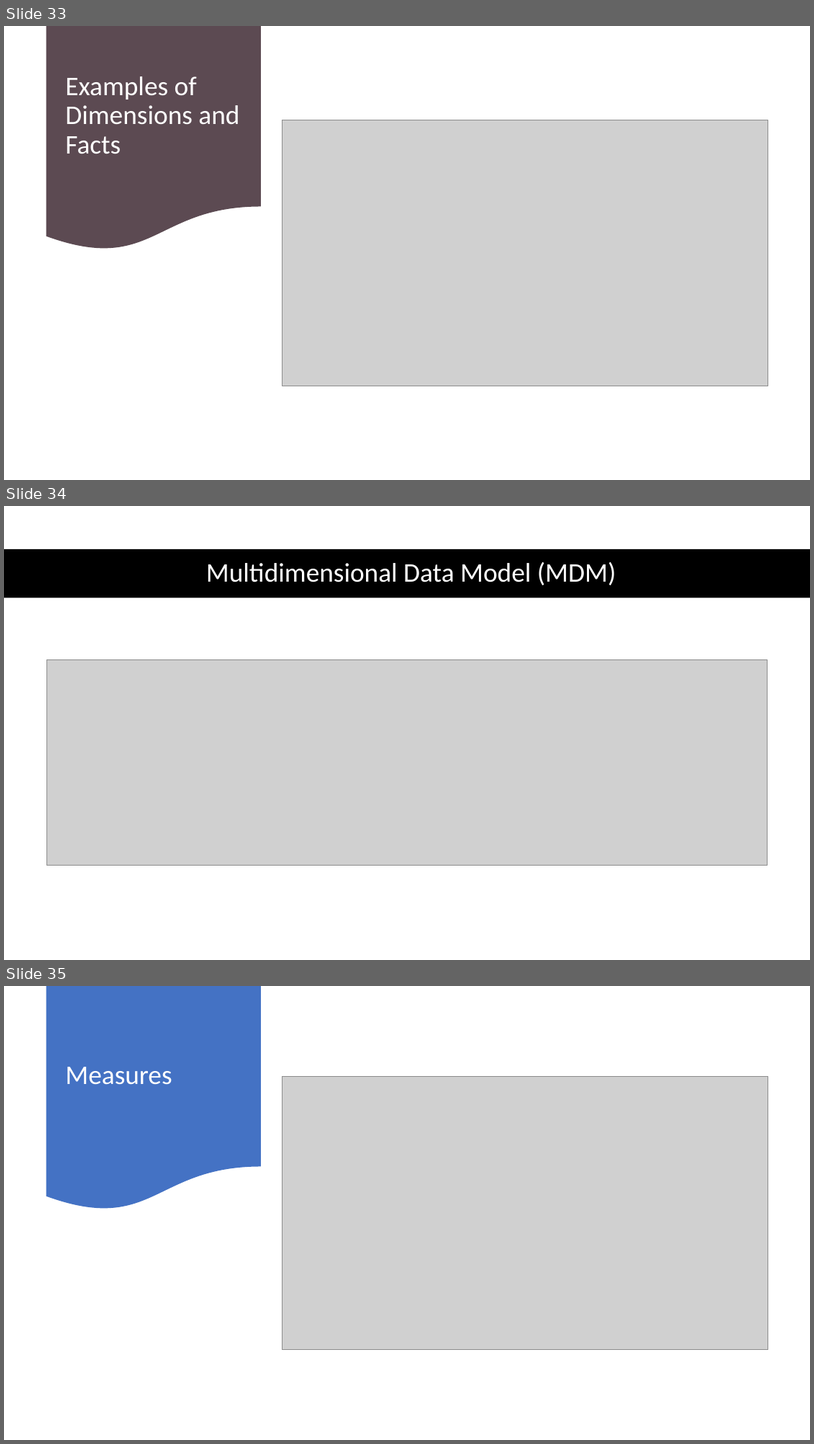
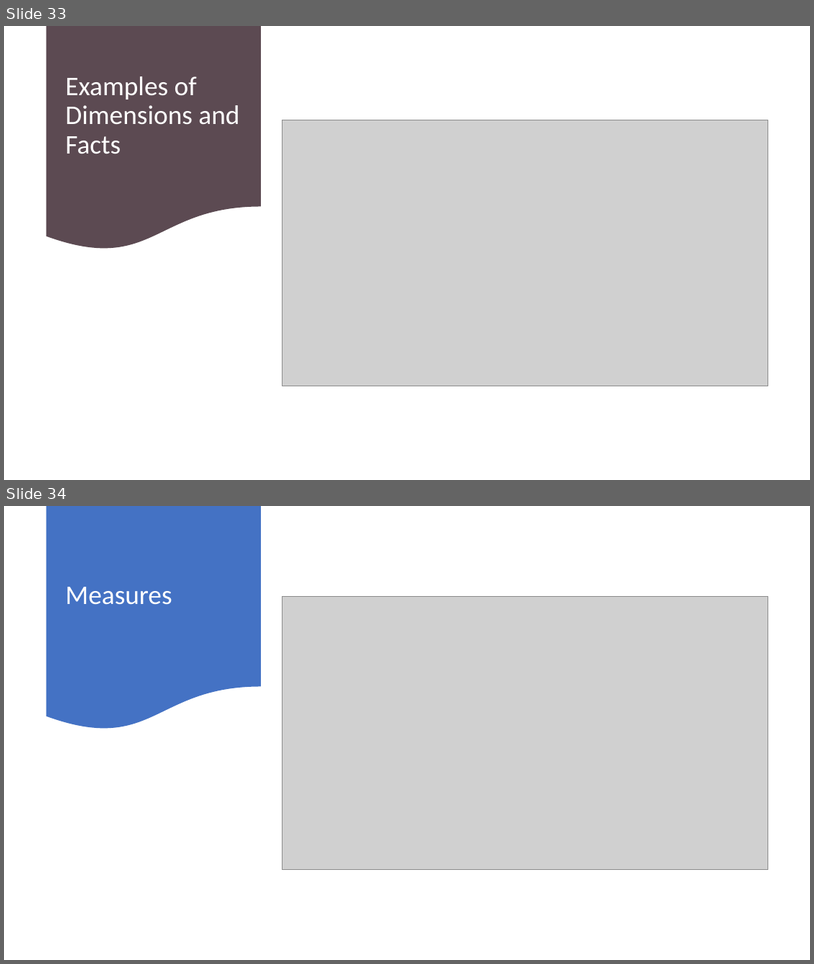
Before and after one commit to imcuteani/Azure_Big_Data_Training, a slide deck: Slides/IIHT-Capgemini Big Data Azure Training -SQL Data Warehouse.pptx. Shown one above the other, each under a label of ours: slides 33, 34 and 35 before the commit, slides 33 and 34 after it. The pictures are 814x1444 and 814x964 pixels, drawn with LibreOffice and Linux fonts; fonts in the diff are those of the drawing; grey boxes stand for pictures. Boxes give left, top, right and bottom in pixels: in the first picture for what was removed or moved away, otherwise in the second. Text is boxed around its words. In the diff, an @@ line names an element or a change of style, - is before the commit and + after.

```diff
--- a/Slides/IIHT-Capgemini Big Data Azure Training -SQL Data Warehouse.pptx
+++ b/Slides/IIHT-Capgemini Big Data Azure Training -SQL Data Warehouse.pptx
@@ slide 34 removed at [4, 506, 810, 960], background #FFFFFF @@
@@ rectangle removed at [4, 549, 810, 598] @@
@@ title removed at [206, 562, 617, 585] @@
-Multidimensional Data Model (MDM)
@@ picture removed at [46, 659, 768, 865] @@
@@ what was slide 35 is now slide 34 @@
```
Also in this commit, not shown: 3 slides changed, 2 slides added, 3 other files.
